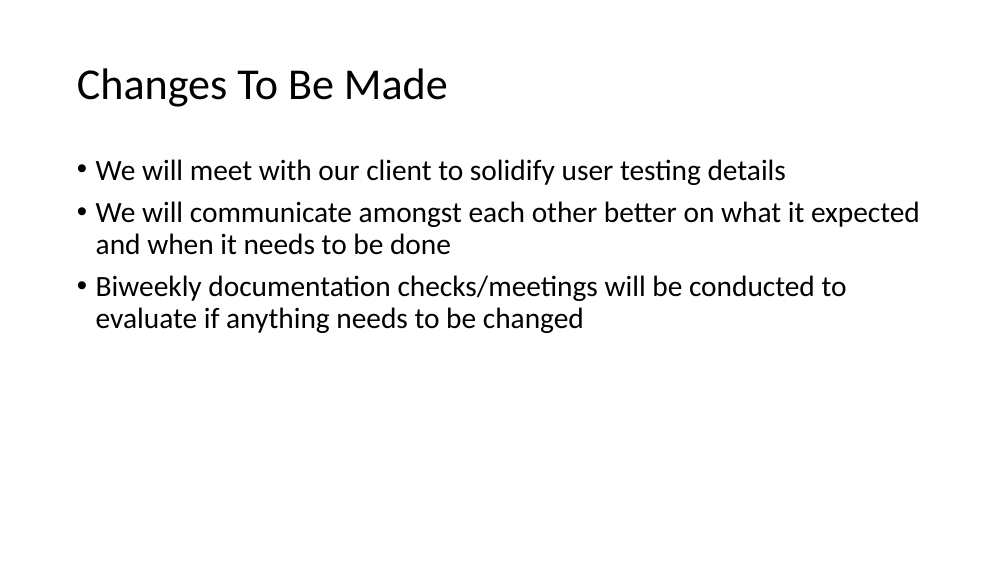
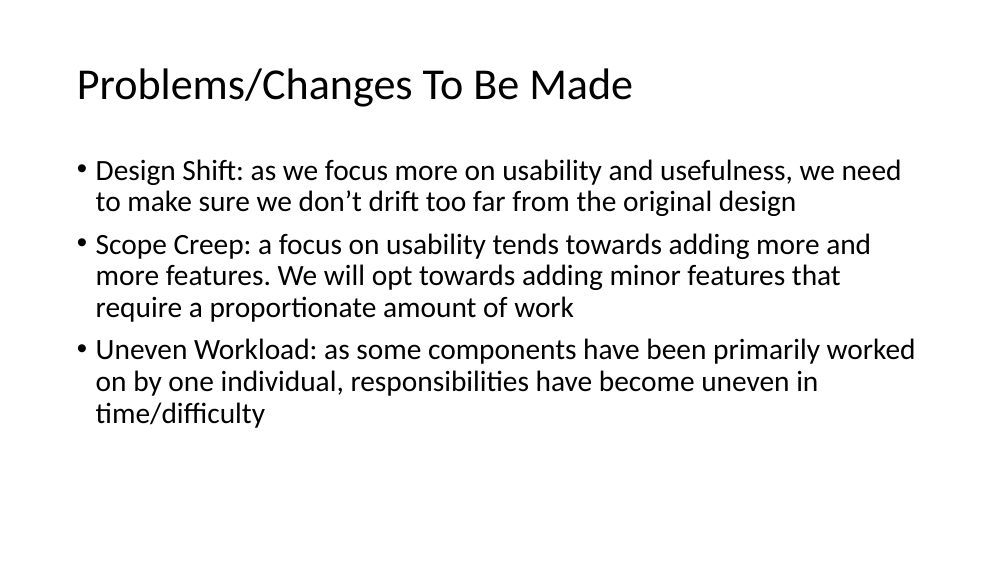
Before and after one commit to slichlyter12/Postal, a slide deck: slide 22 of ProgressReportEndWinter/Progress-Report-EndWinter-team38.pptx (slide 38 before the commit). Drawn at 1008x567 pixels with LibreOffice and Linux fonts; fonts in the diff are those of the drawing. Boxes give left, top, right and bottom in pixels: in the first picture for what was removed or moved away, otherwise in the second. Text is boxed around its words. In the diff, an @@ line names an element or a change of style, - is before the commit and + after.

```diff
--- a/ProgressReportEndWinter/Progress-Report-EndWinter-team38.pptx
+++ b/ProgressReportEndWinter/Progress-Report-EndWinter-team38.pptx
@@ title at box(77, 68, 633, 107): text changed @@
-Changes To Be Made
+Problems/Changes To Be Made
@@ text at box(96, 159, 916, 428): text changed @@
-• We will meet with our client to solidify user testing details
-• We will communicate amongst each other better on what it expected and when it needs to be done
-• Biweekly documentation checks/meetings will be conducted to evaluate if anything needs to be changed
+• Design Shift: as we focus more on usability and usefulness, we need to make sure we don’t drift too far from the original design
+• Scope Creep: a focus on usability tends towards adding more and more features. We will opt towards adding minor features that require a proportionate amount of work
+• Uneven Workload: as some components have been primarily worked on by one individual, responsibilities have become uneven in time/difficulty
```
Also in this commit, not shown: 4 other slides changed, 8 slides added, 24 slides removed.
